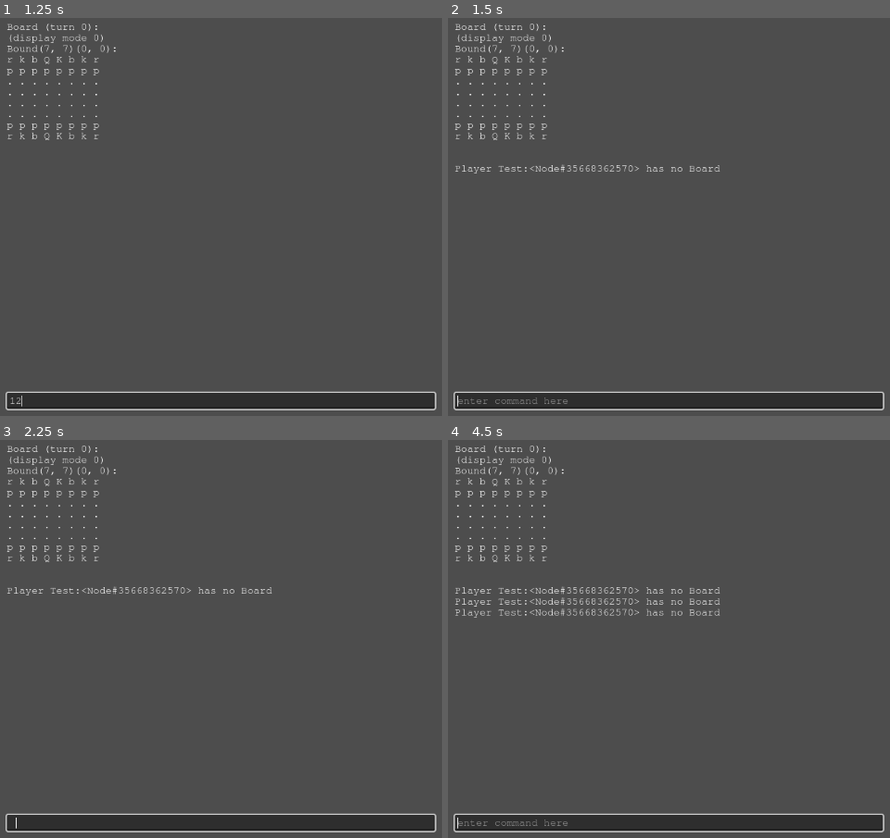
Above: before the commit, frames 1-4 (two rows, left to right).
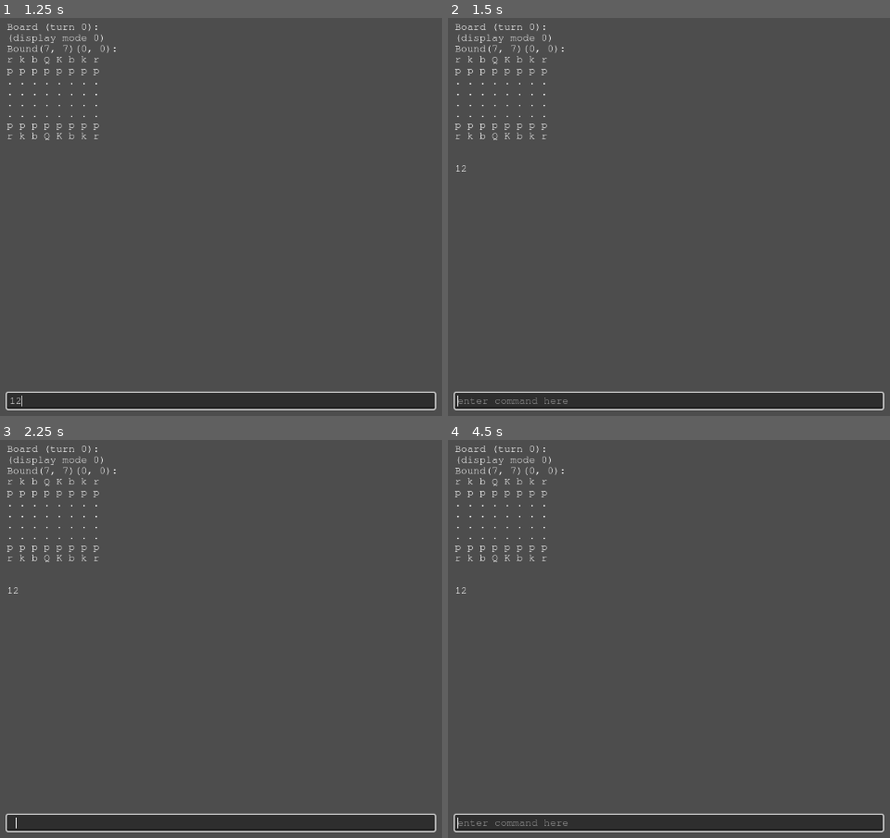
Above: after the commit, the same moments.

Repository: Roboticy3/Mess
Game: Godot game, scene res://default.tscn
Two runs of this game, one before a commit and one after it. Both use one fixed random seed, a clock stepped at 60 frames per second and the inputs below.
Inputs (mouse positions are in pixels of both pictures, inside the frame that each line leads up to):
- Up to frame 1 (1.25 s): click (221, 400) at 0.52 s; type "12" at 0.6 s
- Up to frame 2 (1.5 s): tap Enter at 1.25 s
- Up to frame 3 (2.25 s): tap Space at 2 s
- Up to frame 4 (4.5 s): tap Enter at 2.75, 4.25 s; tap Space at 3.5 s

Frame 1 is identical in both runs. In frame 2, 0.3% of the frame differs, in the area x 1-62%, y 36-40%; in frame 3, 0.3%; in frame 4, 1.0%, in the area x 1-62%, y 36-45%.

Commit message:
Started cutting down build mode to be more efficient
Breaks when depth is increased past one. I'm working on it

Diff:
--- a/Board Types/Board.gd
+++ b/Board Types/Board.gd
@@ -86,31 +86,22 @@
 func add_piece(p:Piece):
 	var p_s = p.state
 	get_state()[p_s["position"]] = p
-	if !build: current_state[p_s["position"]] = p
+	current_state[p_s["position"]] = p
 
 #move piece p to a new position on the active state
 #adds a Removed in the old position of the piece in generated mode
 func move_piece(p:Piece, new_pos) -> Piece:
-	var s:Dictionary
-	if build:
-		s = get_state()
-	else:
-		s = current_state
+	var s := current_state
 	var p_s := p.get_state()
 	var pos = p_s["position"]
 
 	var p_new:Piece
-	#build mode precopies pieces, so it can be grabbed directly from the current_state
-	if build:
-		p_new = s[pos]
-	else:
-		p_new = copy_piece(p)
-
-	if !build:
-		p_new.last = s.get(new_pos)
-		var r = Removed.new()
-		r.last = p
-		get_state()[pos] = r
+	p_new = copy_piece(p)
+
+	p_new.last = s.get(new_pos)
+	var r = Removed.new()
+	r.last = p
+	get_state()[pos] = r
 
 	var n_s := p_new.get_state()
 	n_s["position"] = new_pos
@@ -124,11 +115,12 @@
 
 func g_options() -> void:
 	var s := current_state
-	var o := s.duplicate()
-
-	for pos in o:
-		var p:Piece = get_piece(pos)
-		if !p: continue
+	var k := s.keys()
+	var v := s.values()
+
+	for i in k.size():
+		var p = v[i]
+		if !(p is Piece): continue
 
 		p.generate_options(self)
 
@@ -146,8 +138,7 @@
 		return false
 
 	if build:
-		add_state(p_o[o])
-		current_state = states[-1]
+		add_state(p_o[o], true)
 		b_options()
 	else:
 		g_call_option(p_o[o])
@@ -156,69 +147,69 @@
 
 	return true
 
-#generate a state from calling an option without updating the board, returns the new state
-func b_call_option_virtual(option:Callable) -> Dictionary:
-
-	#call an option to get the new state as a return value
-	add_state(duplicate_state(current_state, true))
-	option.call()
-
-	#then pop the new state off of the states array and set the current_state back to the stored one
-	#this should effectively undo the last move
-	var new_s := states.pop_back() as Dictionary
-	current_state = states[-1]
-
-	return new_s
-
 #similar to generate options, except it generates the states resulting from each option as the values, instead of the Callables themselves
 func b_options(depth:=1) -> void:
 
 	if depth < 1:
 		return
 
-	var s := get_state()
-
-	#generate the options
-	for pos in s:
-		var p:Piece = get_piece(pos, s)
-		if !p: continue
+	var s := current_state.duplicate()
+	var k := s.keys()
+	var v := s.values()
+
+	for i in k.size():
+		var p = v[i]
+		if !(p is Piece): continue
 
 		p.generate_options(self)
-		var p_o := p.options
-
-		#then "build" each option by replacing them with the state generated by calling them
-		for o in p_o.keys():
-
-			var option:Callable = p_o[o]
-
-			add_state(duplicate_state(s, true))
-			option.call()
-
-			#if the build has depth, build the next turn on each new state
+		if p.options.is_empty():
+			k[i] = Removed
+
+	for i in k.size():
+		if k[i] is Removed: continue
+
+		var p = v[i]
+		if !(p is Piece): continue
+
+		var o_k = p.options.keys()
+		var o_v = p.options.values()
+
+		for j in o_k.size():
+			var o = o_v[j]
+
+			print(p.type, p.get_position(), typeof(o))
+
+			if o is Dictionary:
+				add_state(o)
+			else:
+				var new_s = b_state_from_key_val(k, v)
+				add_state(new_s)
+				o.call()
+
 			b_options(depth - 1)
-
-			var new_s := states.pop_back() as Dictionary
-
-			p.options[o] = new_s
-
-			pass
-
-func add_state(s:={}):
+			p.options[o_k[j]] = states.pop_back()
+
+			current_state = s.duplicate()
+
+#copy all the pieces in a state cut down by b_options
+func b_state_from_key_val(k:Array, v:Array) -> Dictionary:
+
+	var new_s = {}
+
+	for i in k.size():
+		if k[i] is Removed: continue
+
+		var p = v[i]
+		if !(p is Piece): continue
+
+		new_s[k[i]] = p
+
+	return new_s
+
+func add_state(s:={}, merge:=false):
 	states.append(s)
 
-#duplicate a state, with an optional flag to duplicate the pieces in it
-func duplicate_state(s:=current_state, copy_pieces:=false) -> Dictionary:
-
-	var new_s = {}
-
-	if copy_pieces:
-		for pos in s:
-			if s[pos] is Piece:
-				new_s[pos] = copy_piece(s[pos])
-			else:
-				new_s[pos] = s[pos]
-
-	return new_s
+	if merge:	merge_state(states[-1])
 
 #undo and return the undone state
 func undo() -> Dictionary:
@@ -244,15 +235,17 @@
 	var i := 1
 	while i < states.size():
 
-		g_merge_state(states[i])
+		merge_state(states[i])
 
 		i += 1
 
-func g_merge_state(s:Dictionary):
+func merge_state(s:Dictionary):
 	for pos in s:
 		var p = s[pos]
 		if !(p is Removed):
 			current_state[pos] = p
+		else:
+			current_state.erase(pos)
 
 ###GETTERS
 
--- a/Board Types/Board2i.gd
+++ b/Board Types/Board2i.gd
@@ -10,10 +10,10 @@
 	#fill the board
 	fill_nodes()
 
+
 	#generate options to use for the turn
 	build = true
 	b_options()
-#	g_options()
 
 	Accessor.a_print(str(self))
 
--- a/Piece Types/Bishop2i.gd
+++ b/Piece Types/Bishop2i.gd
@@ -17,6 +17,5 @@
 ]
 func generate_options(p:Piece, b:=Accessor.current_board) -> Dictionary:
 	var o := {}
-	if p.get_team() != b.get_team(): return o
 	add_options_from_line_directions(o, directions, p, b)
 	return o
--- a/Piece Types/King2i.gd
+++ b/Piece Types/King2i.gd
@@ -35,7 +35,6 @@
 func generate_options(p:Piece, b:=Accessor.current_board) -> Dictionary:
 
 	var o := {}
-	if p.get_team() != b.get_team(): return o
 	var p_state = p.get_state()
 	add_options_from_positions(o, squares, p, b)
 
--- a/Piece Types/Knight2i.gd
+++ b/Piece Types/Knight2i.gd
@@ -21,6 +21,5 @@
 ]
 func generate_options(p:Piece, b:=Accessor.current_board) -> Dictionary:
 	var o := {}
-	if p.get_team() != b.get_team(): return o
 	add_options_from_positions(o, squares, p, b)
 	return o
--- a/Piece Types/Pawn2i.gd
+++ b/Piece Types/Pawn2i.gd
@@ -20,13 +20,6 @@
 func generate_options(p:Piece, b:=Accessor.current_board)->Dictionary:
 
 	var options := {}
-
-	if p.get_team() != b.get_team():
-		return options
-
-	if !(p.type is Pawn2i):
-		push_error("PieceType Pawn2i can only generate options for Pawn2i pieces")
-		return options
 
 	var p_state = p.get_state()
 
--- a/Piece Types/Piece.gd
+++ b/Piece Types/Piece.gd
@@ -39,7 +39,8 @@
 	state = starting_state
 
 func generate_options(b:=Accessor.current_board, apply:=true) -> Dictionary:
-	var res := type.generate_options(self, b)
+	var res := {}
+	if get_team() == b.get_team(): res = type.generate_options(self, b)
 	if apply: options = res
 	return res
 
--- a/Piece Types/Queen2i.gd
+++ b/Piece Types/Queen2i.gd
@@ -21,6 +21,5 @@
 ]
 func generate_options(p:Piece, b:=Accessor.current_board) -> Dictionary:
 	var o := {}
-	if p.get_team() != b.get_team(): return o
 	add_options_from_line_directions(o, directions, p, b)
 	return o
--- a/Piece Types/Rook2i.gd
+++ b/Piece Types/Rook2i.gd
@@ -17,6 +17,5 @@
 ]
 func generate_options(p:Piece, b:=Accessor.current_board) -> Dictionary:
 	var o := {}
-	if p.get_team() != b.get_team(): return o
 	add_options_from_line_directions(o, directions, p, b)
 	return o
--- a/Scripts/Player/CommandLine.gd
+++ b/Scripts/Player/CommandLine.gd
@@ -125,18 +125,16 @@
 
 			Accessor.a_print(str(p))
 
-			for o in p_o:
-				if p_o is Dictionary:
-					Accessor.a_print(
-						Accessor.shaped_2i_state_to_string(p_o[o], b.shape)
-					)
-				else:
-					Accessor.a_print(str(p_o[o]))
+			_show_options(p, b)
 
 		return
 
-	var p_o := player.selection.options
+	_show_options(player.selection, b)
+
+func _show_options(p:Piece, b:Board):
+	var p_o := p.options
 	for o in p_o:
+		Accessor.a_print(str(o) + ":")
 		if p_o is Dictionary:
 			Accessor.a_print(
 				Accessor.shaped_2i_state_to_string(p_o[o], b.shape)
@@ -144,7 +142,6 @@
 		else:
 			Accessor.a_print(str(p_o[o]))
 
-
 func args_to_vector2i(args:Array) -> Vector2i:
 	var x = args[0].to_int()
 	var y = args[1].to_int()
--- a/Scripts/Player/Player.gd
+++ b/Scripts/Player/Player.gd
@@ -15,12 +15,18 @@
 var teams:Array[Team] = [null]
 
 #the player must have a board to interact with to be able to do anything
-@export_node_path("Board") var board_path:NodePath
-@onready var board:Board = get_node_or_null(board_path)
+@export_node_path var board_path:NodePath
+var board:Board
 
 var selection:Piece
 
 func _ready():
+
+	var b = get_node_or_null(board_path)
+	if b is Board:
+		board = b
+	else:
+		push_error("Player ", self, "'s board path does not point to a Board")
 
 	for i in team_paths.size():
 		var v = get_node(team_paths[i])
--- a/default.tscn
+++ b/default.tscn
@@ -288,6 +288,7 @@
 [node name="Test" type="Node" parent="."]
 script = ExtResource("6_34qhd")
 team_paths = Array[NodePath]([NodePath("../Board/White Team"), NodePath("../Board/Black Team")])
+board_path = NodePath("../Board")
 
 [node name="UI" type="Control" parent="."]
 layout_mode = 1
